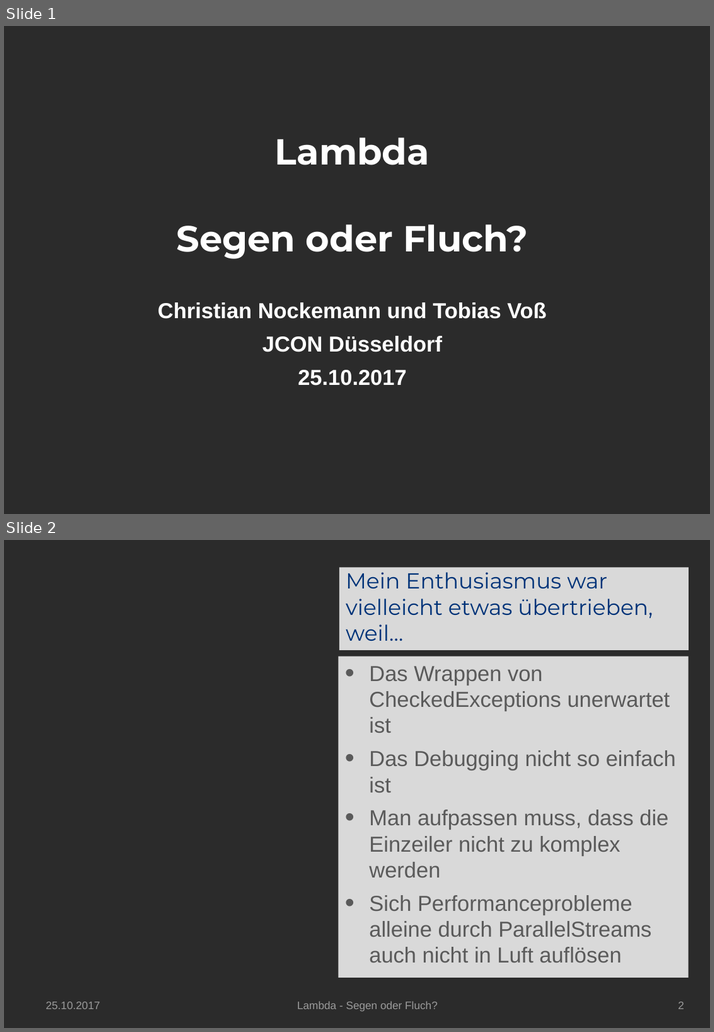
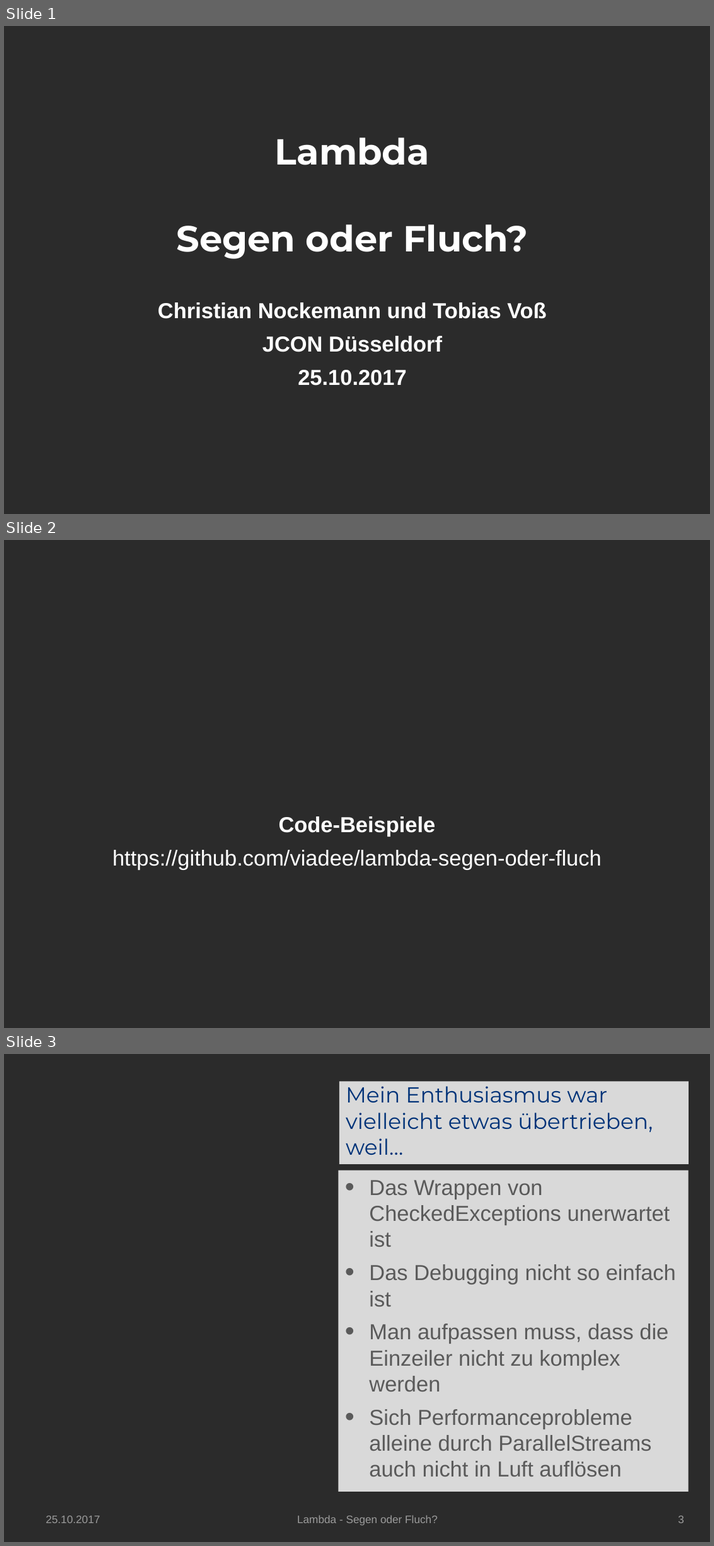
Before and after one commit to cnockemann/lambda-segen-oder-fluch, a slide deck: doc/Lambda-Segen-oder-Fluch.pptx. Shown one above the other, each under a label of ours: slides 1 and 2 before the commit, slides 1, 2 and 3 after it. The pictures are 714x1032 and 714x1546 pixels, drawn with LibreOffice and Linux fonts; fonts in the diff are those of the drawing; background and template pictures are left out; a plain dark background stands for a picture behind light text. Boxes give left, top, right and bottom in pixels: in the first picture for what was removed or moved away, otherwise in the second. Text is boxed around its words. In the diff, an @@ line names an element or a change of style, - is before the commit and + after.

Commit message:
JAVA-570 Github-Link

```diff
--- a/doc/Lambda-Segen-oder-Fluch.pptx
+++ b/doc/Lambda-Segen-oder-Fluch.pptx
@@ slide 2 added at [4,540,710,1028], background picture (left out) @@
@@ text added at [112,817,601,869], 24 pt, text #FFFFFF @@
+Code-Beispiele
+https://github.com/viadee/lambda-segen-oder-fluch
@@ what was slide 2 is now slide 3 @@
@@ page number at [677,1516,684,1523]: text changed @@
-2
+3
```
Also in this commit, not shown: 2 slides changed.
